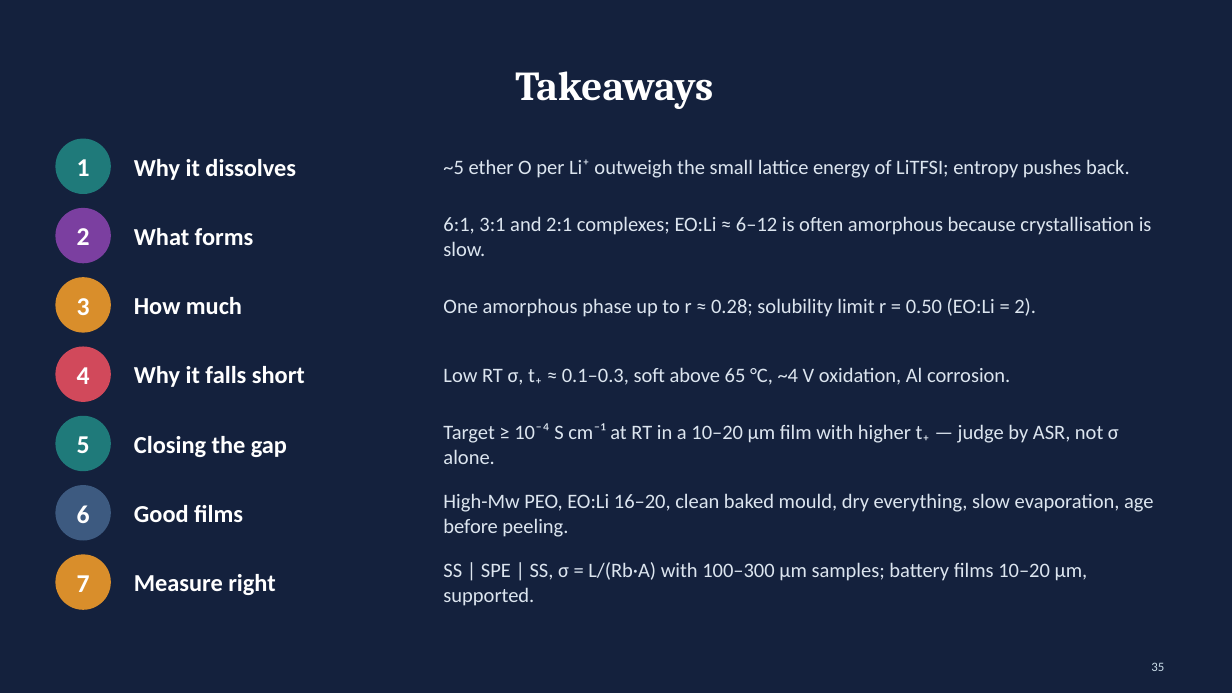
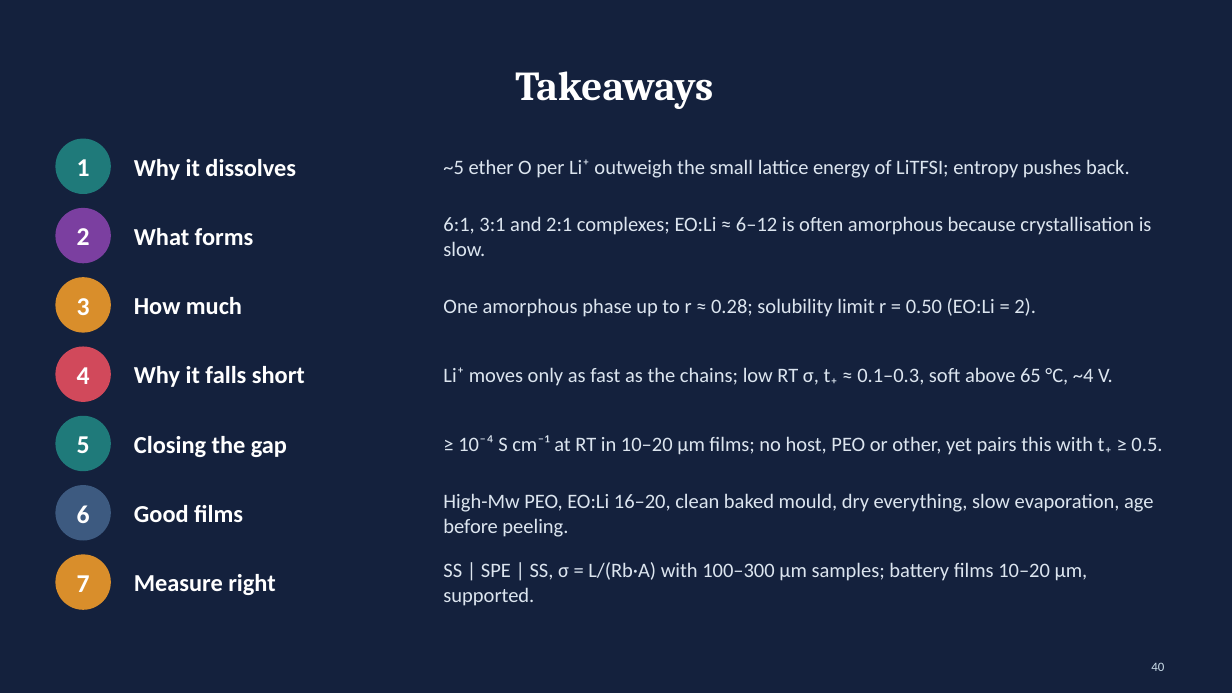
Before and after one commit to zhaoyuw44-lang/Trash, a slide deck: slide 40 of litfsi_peo_ppt/LiTFSI_in_PEO.pptx (slide 35 before the commit). Drawn at 1232x693 pixels with LibreOffice and Linux fonts; fonts in the diff are those of the drawing. Boxes give left, top, right and bottom in pixels: in the first picture for what was removed or moved away, otherwise in the second. Text is boxed around its words. In the diff, an @@ line names an element or a change of style, - is before the commit and + after.

```diff
--- a/litfsi_peo_ppt/LiTFSI_in_PEO.pptx
+++ b/litfsi_peo_ppt/LiTFSI_in_PEO.pptx
@@ text at box(443, 367, 1113, 386): text changed @@
-Low RT σ, t₊ ≈ 0.1–0.3, soft above 65 °C, ~4 V oxidation, Al corrosion.
+Li⁺ moves only as fast as the chains; low RT σ, t₊ ≈ 0.1–0.3, soft above 65 °C, ~4 V.
@@ text at box(458, 435, 1162, 455): text changed @@
-Target ≥ 10⁻⁴ S cm⁻¹ at RT in a 10–20 µm film with higher t₊ — judge by ASR, not σ alone.
+≥ 10⁻⁴ S cm⁻¹ at RT in 10–20 µm films; no host, PEO or other, yet pairs this with t₊ ≥ 0.5.
@@ page number at box(1151, 663, 1164, 671): text changed @@
-35
+40
```
Also in this commit, not shown: 15 other slides changed, 5 slides added, 7 other files.
